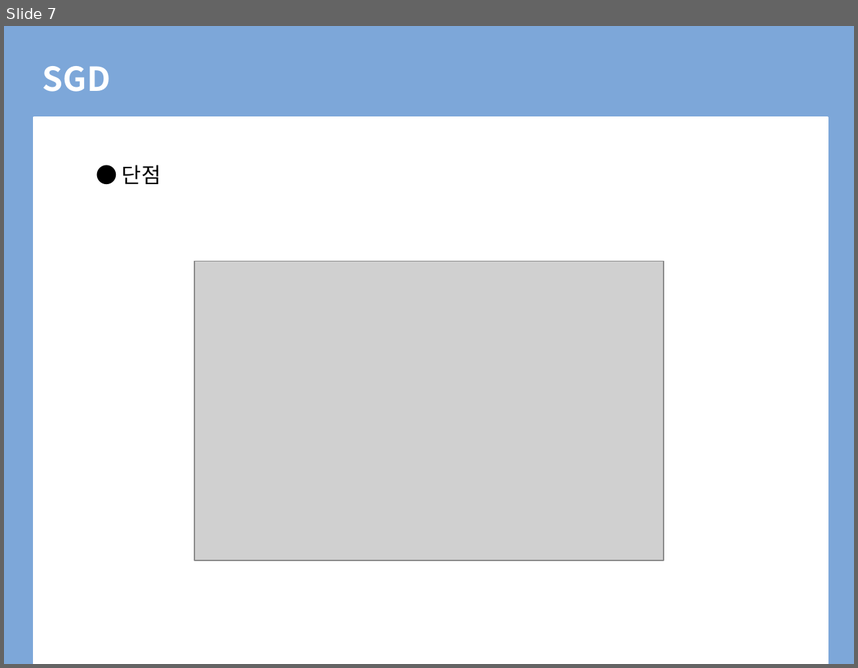
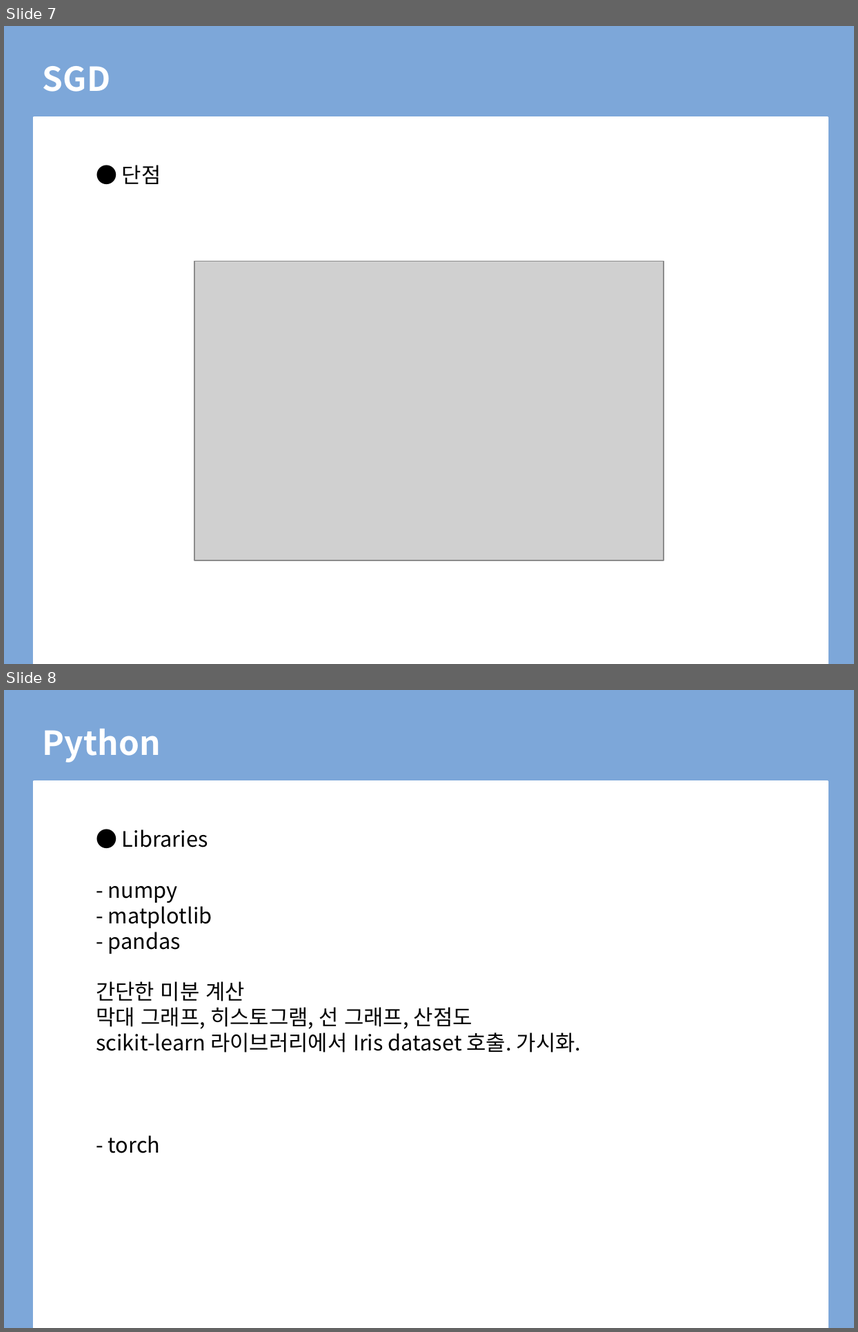
Before and after one commit to BLINK-ONCE/Storage, a slide deck: files/presentation/ppt/5.9 SGD(Stochastic Gradient Descent).pptx. Shown one above the other, each under a label of ours: slide 7 before the commit, slides 7 and 8 after it. The pictures are 858x668 and 858x1332 pixels, drawn with LibreOffice and Linux fonts; fonts in the diff are those of the drawing; grey boxes stand for pictures; background and template pictures are left out. Boxes give left, top, right and bottom in pixels: in the first picture for what was removed or moved away, otherwise in the second. Text is boxed around its words. In the diff, an @@ line names an element or a change of style, - is before the commit and + after.

```diff
--- a/files/presentation/ppt/5.9 SGD(Stochastic Gradient Descent).pptx
+++ b/files/presentation/ppt/5.9 SGD(Stochastic Gradient Descent).pptx
@@ slide 8 added at [4,690,854,1328], background #FFFFFF; not listed: 2 template elements that a slide beside it also shows @@
@@ title added at [43,729,161,762], 28 pt, text #FFFFFF, bold @@
+Python
@@ text added at [96,829,582,1153], 18 pt, text #000000 @@
+● Libraries
+- numpy
+- matplotlib
+- pandas
+간단한 미분 계산
+막대 그래프, 히스토그램, 선 그래프, 산점도
+scikit-learn 라이브러리에서 Iris dataset 호출. 가시화.
+- torch
```
Also in this commit, not shown: 5 other files.
